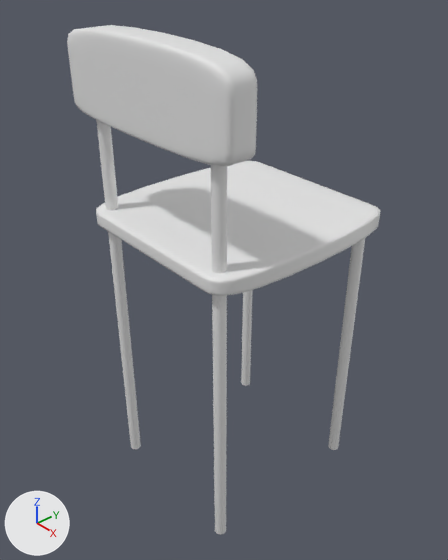
The Blender file Modeller/sandalye.blend: old version first, new version second.
Before and after are seen from a camera (50 mm lens) standing at (3.8, -3.46, 2.46) and looking at (-0.07, -0.1, -0.58). Arrows for +X, +Y and +Z are at lower left; the lights stay in place.
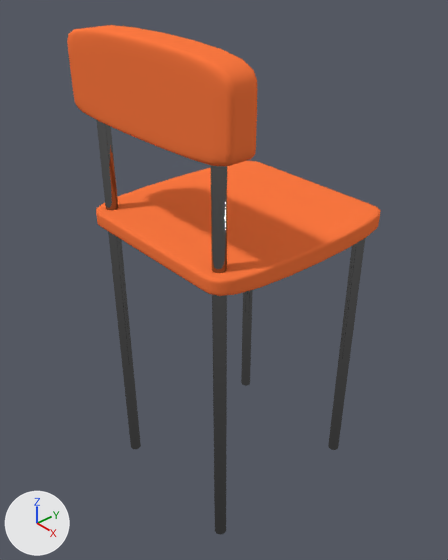
Changed parts and their boxes [x1, y1, x2, y2] in the pictures (448 x 560 px):
'Plane', recoloured (white to orange): [96, 161, 381, 296] in both
'Plane.001', recoloured (grey to orange): [67, 25, 257, 166] in both
'Cylinder', recoloured: [211, 165, 227, 535] in both
'Cylinder.001', recoloured: [96, 120, 141, 449] in both
'Cylinder.002', recoloured: [328, 238, 365, 450] in both
'Cylinder.003', recoloured: [241, 290, 253, 386] in both

Edits to the bpy script that builds the scene:
```text
Add mat_material_004:
    mat_material_004 = bpy.data.materials.new('Material.004')
    mat_material_004.use_nodes = True; mat_material_004.node_tree.nodes.clear()
    _N = mat_material_004.node_tree.nodes; _L = mat_material_004.node_tree.links
    n0 = _N.new('ShaderNodeOutputMaterial'); n0.name = 'Material Output'
    n1 = _N.new('ShaderNodeBsdfAnisotropic'); n1.name = 'Glossy BSDF'
    n1.distribution = 'GGX'
    n1.inputs[0].default_value = (0.26, 0.26, 0.26, 1.0)  # 'Color', grey #8b8b8b
    n1.inputs[1].default_value = 0.0  # 'Roughness'
    _L.new(n1.outputs[0], n0.inputs[0])  # 'BSDF' to 'Surface'
Add mat_material_005:
    mat_material_005 = bpy.data.materials.new('Material.005')
    mat_material_005.use_nodes = True; mat_material_005.node_tree.nodes.clear()
    _N = mat_material_005.node_tree.nodes; _L = mat_material_005.node_tree.links
    n0 = _N.new('ShaderNodeOutputMaterial'); n0.name = 'Material Output'
    n1 = _N.new('ShaderNodeBsdfAnisotropic'); n1.name = 'Glossy BSDF'
    n1.distribution = 'GGX'
    n1.inputs[0].default_value = (0.26, 0.26, 0.26, 1.0)  # 'Color', grey #8b8b8b
    n1.inputs[1].default_value = 0.0  # 'Roughness'
    _L.new(n1.outputs[0], n0.inputs[0])  # 'BSDF' to 'Surface'
Add mat_material_006:
    mat_material_006 = bpy.data.materials.new('Material.006')
    mat_material_006.use_nodes = True; mat_material_006.node_tree.nodes.clear()
    _N = mat_material_006.node_tree.nodes; _L = mat_material_006.node_tree.links
    n0 = _N.new('ShaderNodeOutputMaterial'); n0.name = 'Material Output'
    n1 = _N.new('ShaderNodeBsdfAnisotropic'); n1.name = 'Glossy BSDF'
    n1.distribution = 'GGX'
    n1.inputs[0].default_value = (0.26, 0.26, 0.26, 1.0)  # 'Color', grey #8b8b8b
    n1.inputs[1].default_value = 0.0  # 'Roughness'
    _L.new(n1.outputs[0], n0.inputs[0])  # 'BSDF' to 'Surface'
Add mat_material_003:
    mat_material_003 = bpy.data.materials.new('Material.003')
    mat_material_003.use_nodes = True; mat_material_003.node_tree.nodes.clear()
    _N = mat_material_003.node_tree.nodes; _L = mat_material_003.node_tree.links
    n0 = _N.new('ShaderNodeOutputMaterial'); n0.name = 'Material Output'
    n1 = _N.new('ShaderNodeBsdfAnisotropic'); n1.name = 'Glossy BSDF'
    n1.distribution = 'GGX'
    n1.inputs[0].default_value = (0.26, 0.26, 0.26, 1.0)  # 'Color', grey #8b8b8b
    n1.inputs[1].default_value = 0.0  # 'Roughness'
    _L.new(n1.outputs[0], n0.inputs[0])  # 'BSDF' to 'Surface'
Change me_plane_001:
    where me_plane_001.from_pydata(...)  # 32 vertices, 30 faces; spans x -1.0..1.0, y -0.09..0.2, z 0.43..1.17
    add me_plane_001.materials.append(mat_material_001)  # orange #ff7a42
Change me_cylinder_004:
    where me_cylinder_004.from_pydata(...)  # 64 vertices, 34 faces; spans x -1.0..1.0, y -1.0..1.0, z -2.79..1.12
    add me_cylinder_004.materials.append(mat_material_003)
Change me_cylinder_003:
    where me_cylinder_003.from_pydata(...)  # 64 vertices, 34 faces; spans x -1.0..1.0, y -1.0..1.0, z -2.79..0.08
    add me_cylinder_003.materials.append(mat_material_006)
Change me_cylinder_002:
    where me_cylinder_002.from_pydata(...)  # 64 vertices, 34 faces; spans x -1.0..1.0, y -1.0..1.0, z -2.79..0.08
    add me_cylinder_002.materials.append(mat_material_005)
Change me_cylinder:
    where me_cylinder.from_pydata(...)  # 64 vertices, 34 faces; spans x -1.0..1.0, y -1.0..1.0, z -2.79..1.12
    add me_cylinder.materials.append(mat_material_004)
Change me_plane:
    where me_plane.from_pydata(...)  # 64 vertices, 62 faces; spans x -1.0..1.0, y -1.0..1.0, z 0.0..0.17
    add me_plane.materials.append(mat_material_002)  # orange #ff7a42
```
